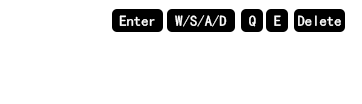
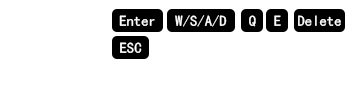
The second 362×104 image is a revision of the first. Changes to its layers:
added group "组 1 拷贝 5" with 2 layers above "组 1" over <box>112,36,149,59</box>
added layer "ESC" in group "组 1 拷贝 5" over <box>120,42,142,53</box>
added layer "圆角矩形 1" (5th of 6, in "组 1 拷贝 5") in group "组 1 拷贝 5" over <box>112,36,149,59</box>
